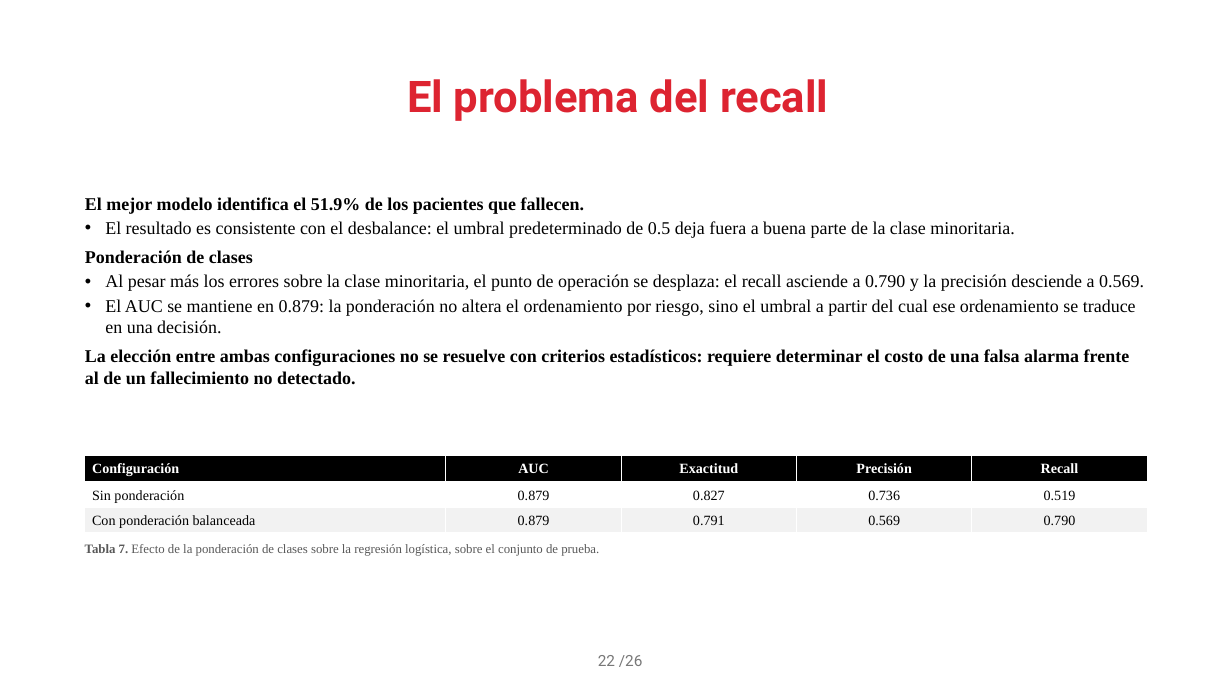
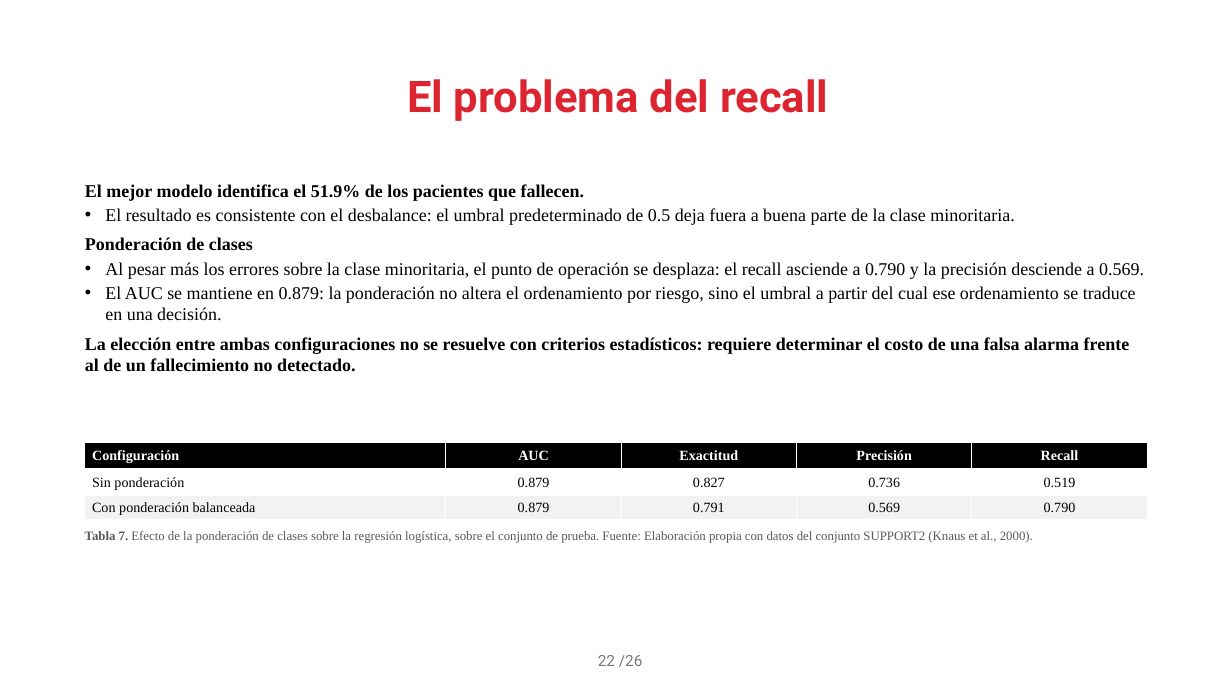
Before and after one commit to JozMdz/Realidad_Virtual, a slide deck: slide 22 of presentacion/proyecto_integrador.pptx. Drawn at 1232x693 pixels with LibreOffice and Linux fonts; fonts in the diff are those of the drawing; background and template pictures are left out. Boxes give left, top, right and bottom in pixels: in the first picture for what was removed or moved away, otherwise in the second. Text is boxed around its words. In the diff, an @@ line names an element or a change of style, - is before the commit and + after.

```diff
--- a/presentacion/proyecto_integrador.pptx
+++ b/presentacion/proyecto_integrador.pptx
@@ text "El mejor modelo identifica el ...": place and size @@
-text "El mejor modelo identifica el ..." at [85, 197, 1144, 385]
+text "El mejor modelo identifica el ..." at [85, 184, 1144, 372]
@@ table: place and size @@
-table at [85, 456, 1149, 533]
+table at [85, 443, 1149, 520]
@@ text at [85, 531, 1033, 543]: text changed @@
-Tabla 7. Efecto de la ponderación de clases sobre la regresión logística, sobre el conjunto de prueba.
+Tabla 7. Efecto de la ponderación de clases sobre la regresión logística, sobre el conjunto de prueba. Fuente: Elaboración propia con datos del conjunto SUPPORT2 (Knaus et al., 2000).
```
Also in this commit, not shown: 12 other slides changed, 2 other files.
